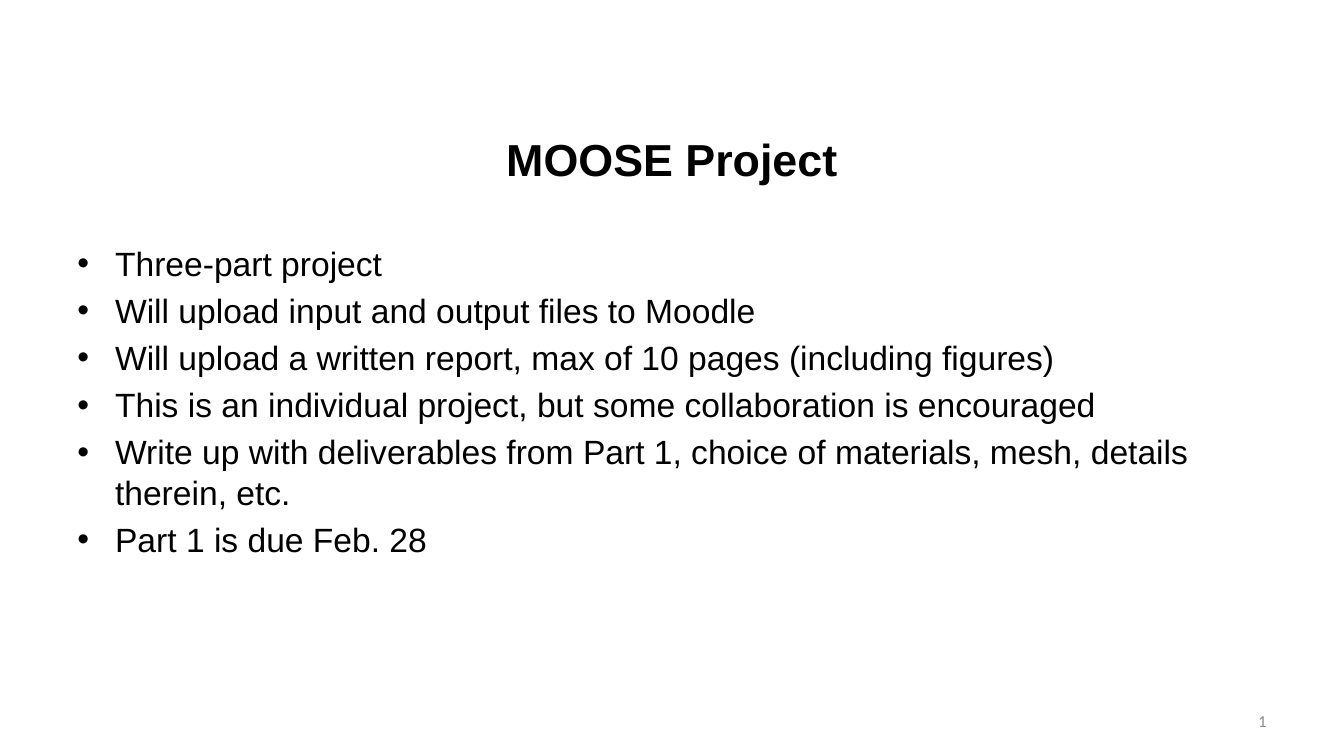
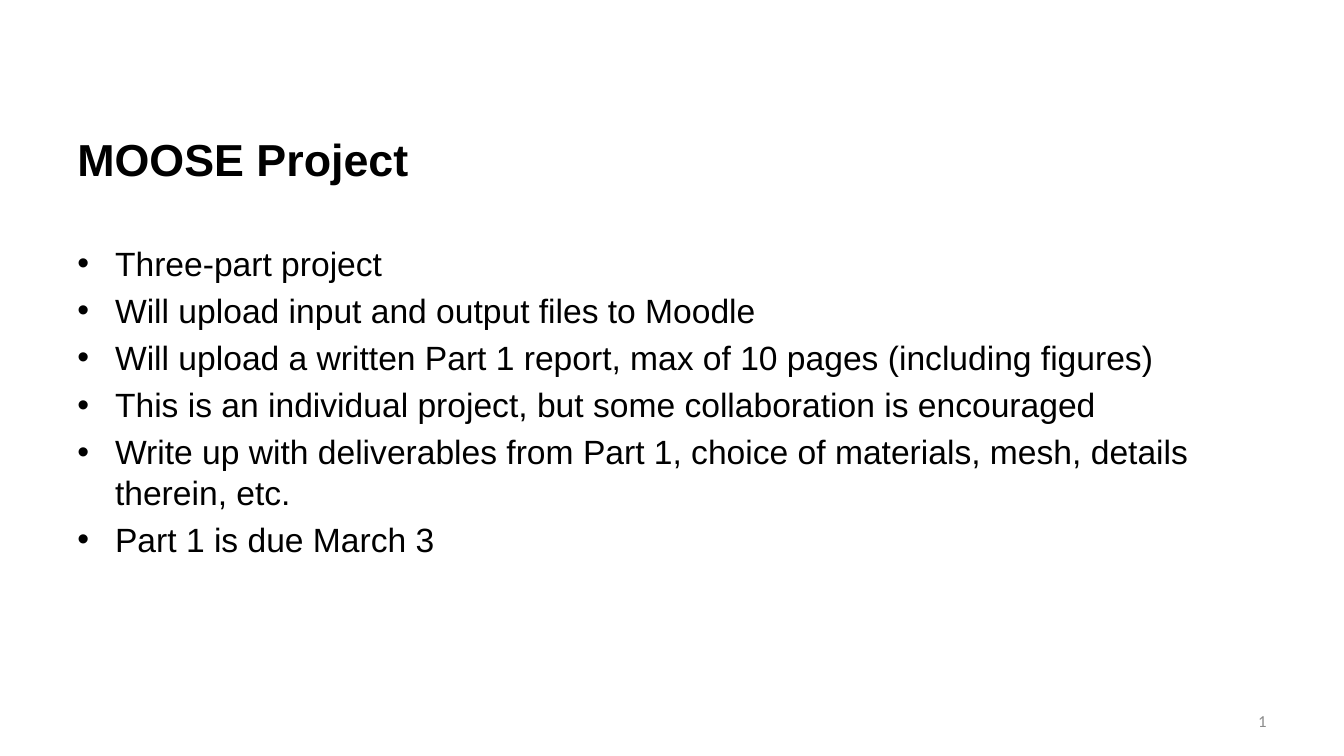
Before and after one commit to benbeeler/TEACHING, a slide deck: slide 1 of Nuclear_Fuel_Performance/NE533_Spring2026/MOOSE/Part1.pptx. Drawn at 1344x756 pixels with LibreOffice and Linux fonts; fonts in the diff are those of the drawing; background and template pictures are left out. Boxes give left, top, right and bottom in pixels: in the first picture for what was removed or moved away, otherwise in the second. Text is boxed around its words. In the diff, an @@ line names an element or a change of style, - is before the commit and + after.

```diff
--- a/Nuclear_Fuel_Performance/NE533_Spring2026/MOOSE/Part1.pptx
+++ b/Nuclear_Fuel_Performance/NE533_Spring2026/MOOSE/Part1.pptx
@@ title "MOOSE Project" at [77, 143, 408, 184]: alignment centre to left @@
@@ text at [115, 345, 1153, 377]: text changed @@
-• Will upload a written report, max of 10 pages (including figures)
+• Will upload a written Part 1 report, max of 10 pages (including figures)
@@ text at [115, 527, 435, 553]: text changed @@
-• Part 1 is due Feb. 28
+• Part 1 is due March 3
```
Also in this commit, not shown: 1 other slide changed, 15 other files.
